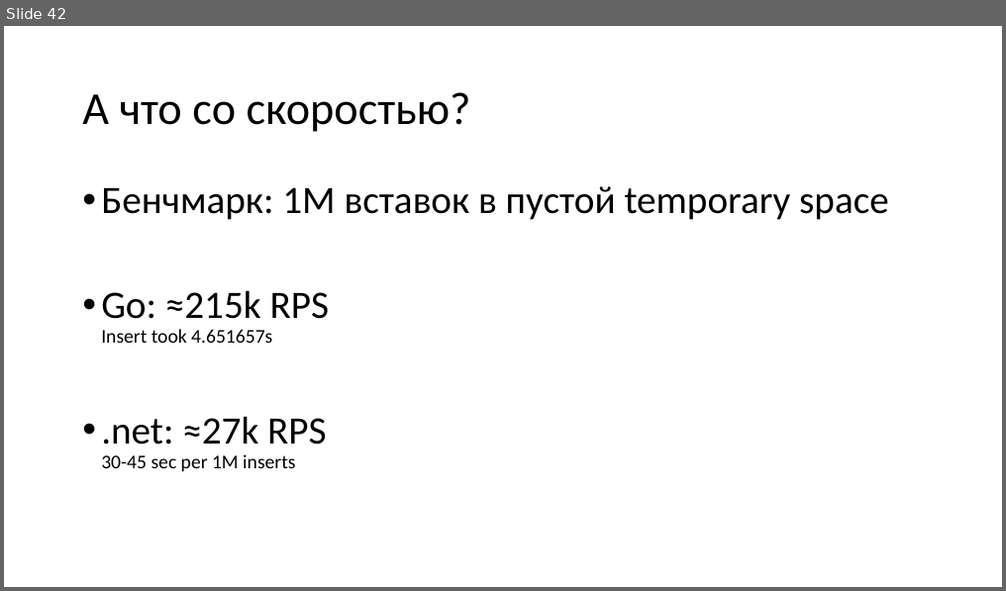
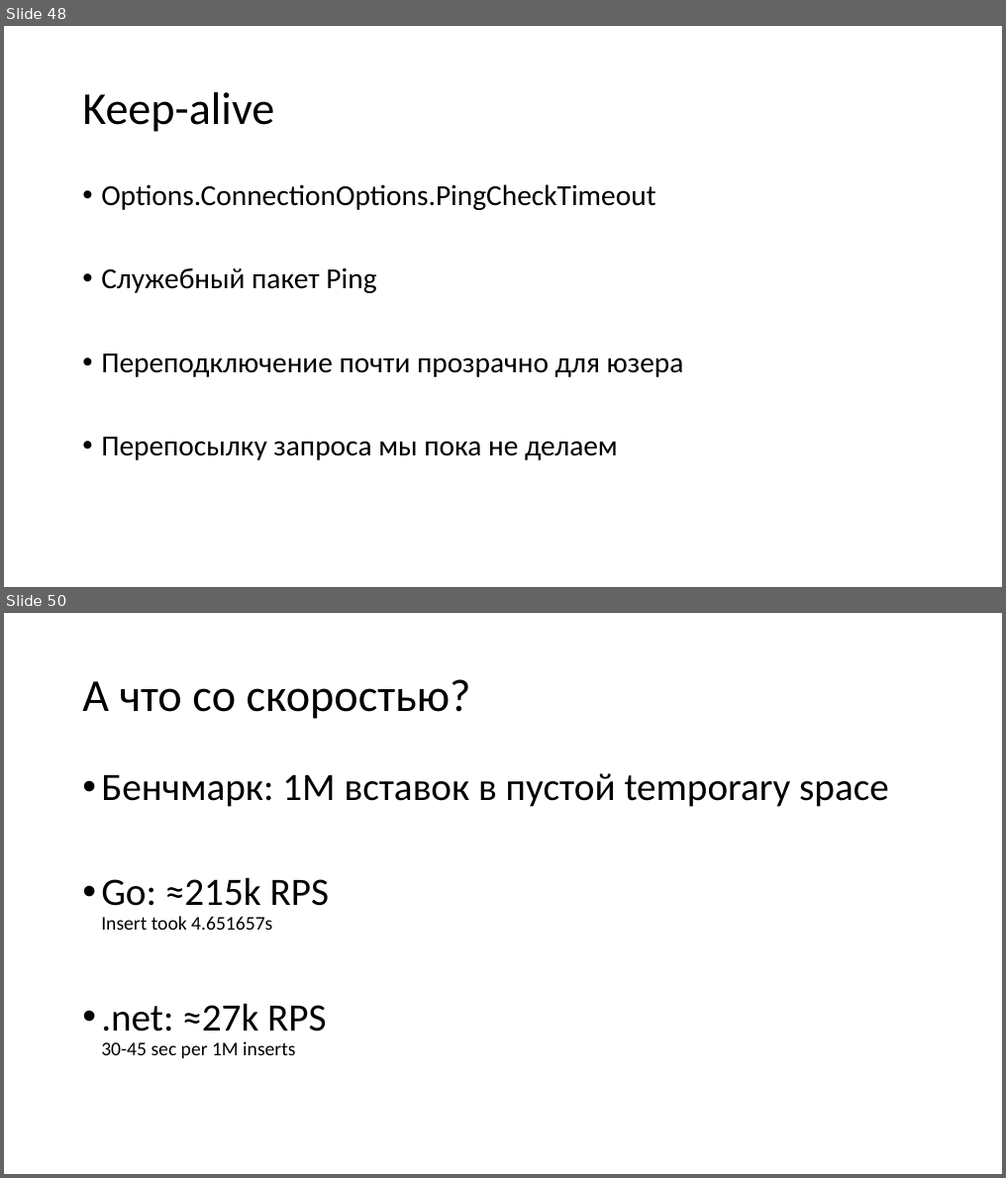
Before and after one commit to aensidhe/presentations, a slide deck: 2018/09/dotnext/Что такое Tarantool и его использование в .net.pptx. Shown one above the other, each under a label of ours: slide 42 before the commit, slides 48 and 50 after it; the slides between them are not shown. The pictures are 1006x591 and 1006x1178 pixels, drawn with LibreOffice and Linux fonts; fonts in the diff are those of the drawing. Boxes give left, top, right and bottom in pixels: in the first picture for what was removed or moved away, otherwise in the second. Text is boxed around its words. In the diff, an @@ line names an element or a change of style, - is before the commit and + after.

```diff
--- a/2018/09/dotnext/Что такое Tarantool и его использование в .net.pptx
+++ b/2018/09/dotnext/Что такое Tarantool и его использование в .net.pptx
@@ slide 48 added at box(4, 26, 1002, 587), background #FFFFFF @@
@@ title added at box(82, 92, 274, 132), 33 pt, text #000000 @@
+Keep-alive
@@ text added at box(101, 184, 684, 461), 21 pt, text #000000 @@
+• Options.ConnectionOptions.PingCheckTimeout
+• Служебный пакет Ping
+• Переподключение почти прозрачно для юзера
+• Перепосылку запроса мы пока не делаем
@@ what was slide 42 is now slide 50 @@
```
Also in this commit, not shown: 24 other slides added, 9 slides removed.
